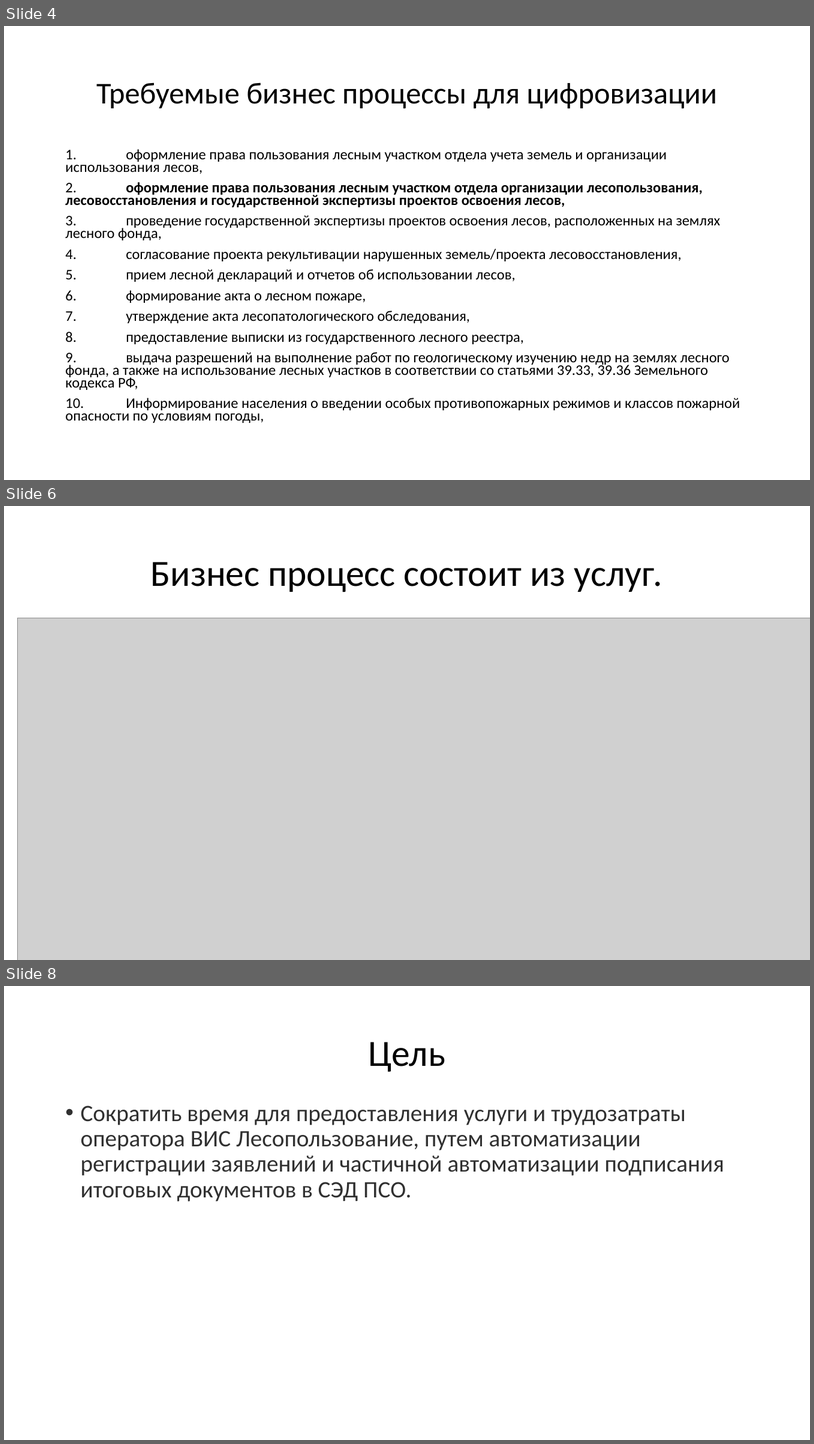
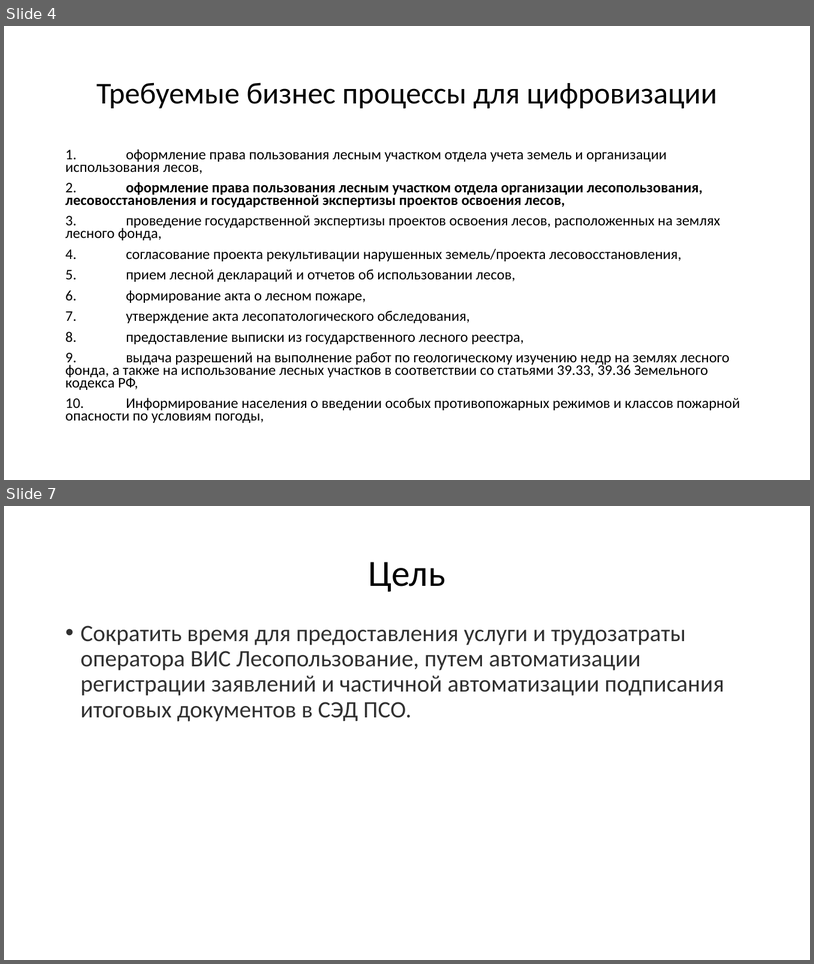
Before and after one commit to mcdodik20008/docs, a slide deck: Презентация.pptx. Shown one above the other, each under a label of ours: slides 4, 6 and 8 before the commit, slides 4 and 7 after it; the slides between them are not shown. The pictures are 814x1444 and 814x964 pixels, drawn with LibreOffice and Linux fonts; fonts in the diff are those of the drawing; grey boxes stand for pictures. Boxes give left, top, right and bottom in pixels: in the first picture for what was removed or moved away, otherwise in the second. Text is boxed around its words. In the diff, an @@ line names an element or a change of style, - is before the commit and + after.

Commit message:
Перерисовал процесс

```diff
--- a/Презентация.pptx
+++ b/Презентация.pptx
@@ slide 6 removed at [4, 506, 810, 960], background #FFFFFF @@
@@ title removed at [151, 562, 663, 592] @@
-Бизнес процесс состоит из услуг.
@@ picture removed at [18, 618, 810, 960] @@
@@ what was slide 8 is now slide 7 @@
```
Also in this commit, not shown: 2 slides changed, 2 other files.
